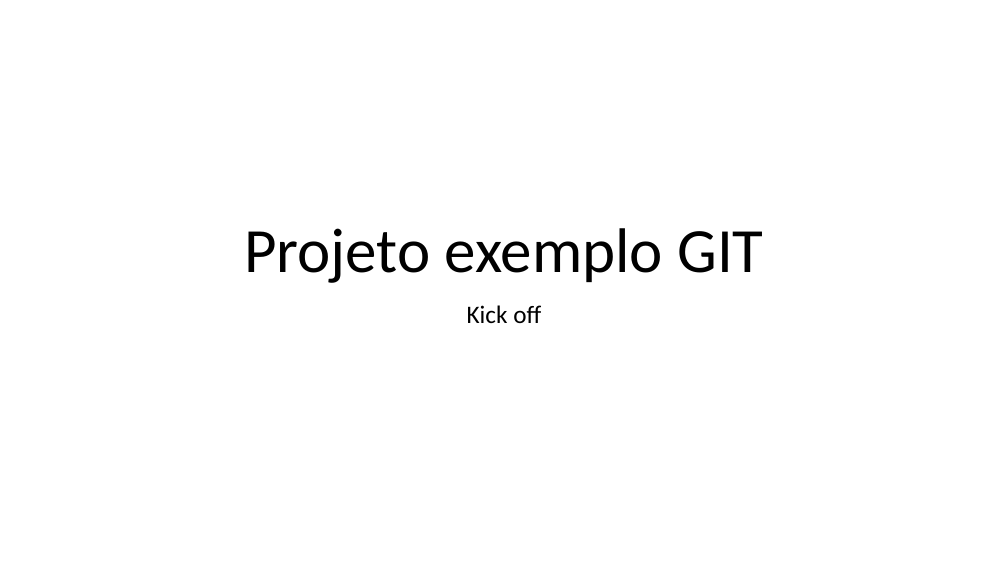
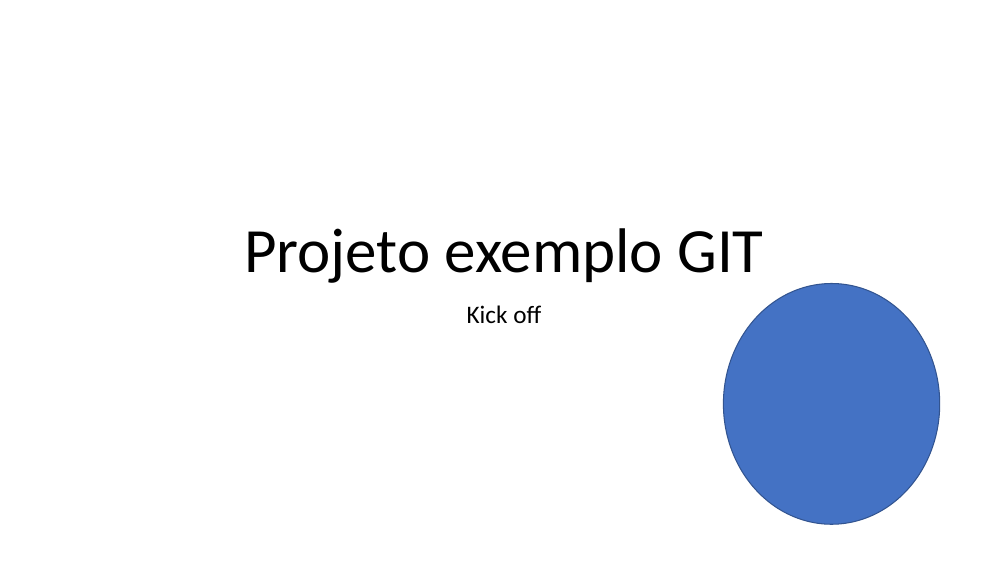
Before and after one commit to DennerDuarte/Compliance-ExemploGIT-2024, a slide deck: slide 1 of PastaDocumentosProjeto/KicksOff.pptx. Drawn at 1008x567 pixels with LibreOffice and Linux fonts; fonts in the diff are those of the drawing. Boxes give left, top, right and bottom in pixels: in the first picture for what was removed or moved away, otherwise in the second. Text is boxed around its words. In the diff, an @@ line names an element or a change of style, - is before the commit and + after.

Commit message:
Inclusao de bola azul(logo) no kickoff

```diff
--- a/PastaDocumentosProjeto/KicksOff.pptx
+++ b/PastaDocumentosProjeto/KicksOff.pptx
@@ ellipse added at [724, 284, 940, 524], fill #4472C4, outline #325491 1 pt @@
```
